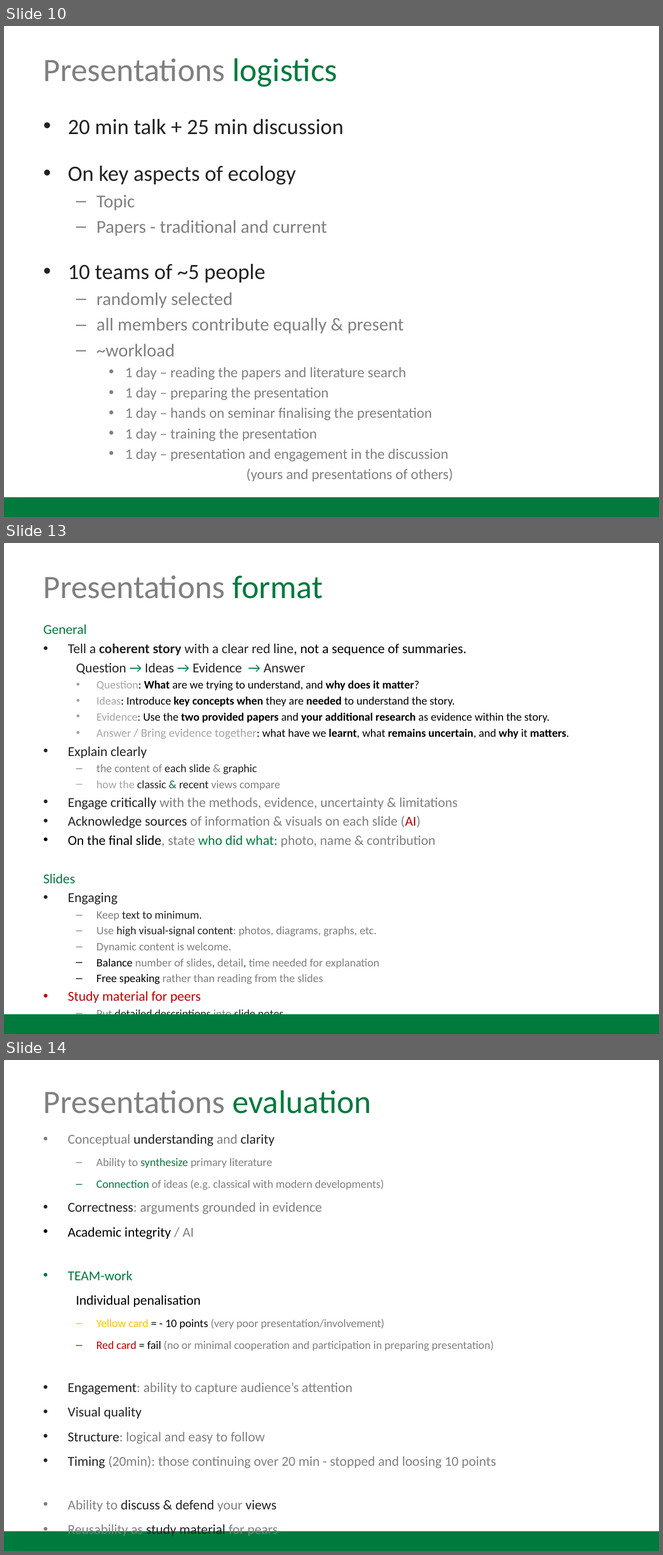
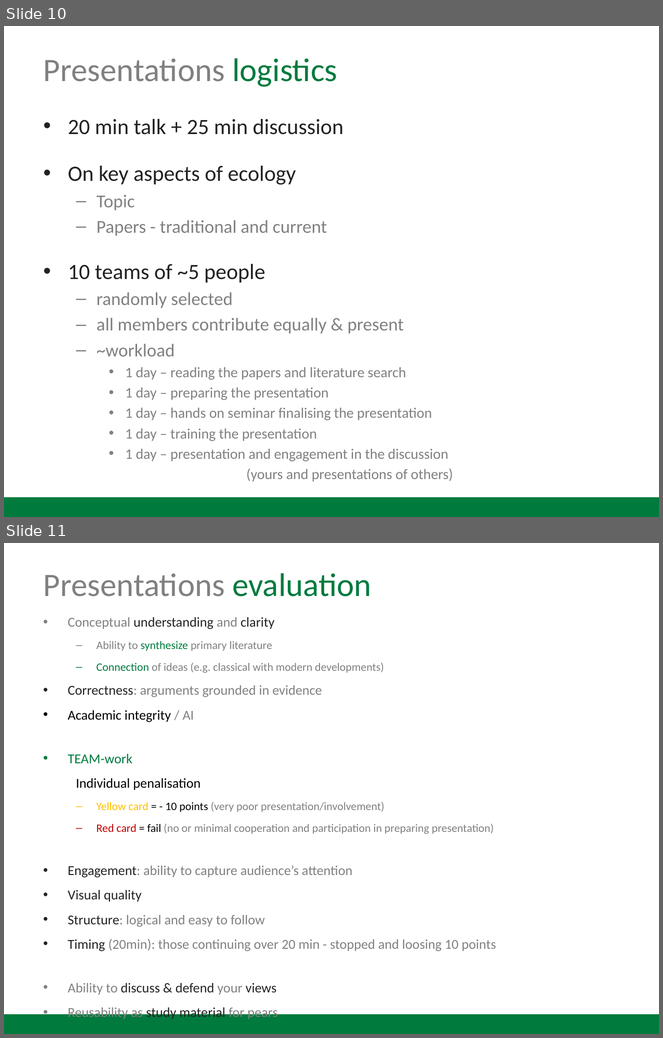
Before and after one commit to MartinBulla/Ecology_Fund_Gen, a slide deck: _Lectures/2026_Ecology_Lecture_1_Course_Intro.pptx. Shown one above the other, each under a label of ours: slides 10, 13 and 14 before the commit, slides 10 and 11 after it; the slides between them are not shown. The pictures are 663x1555 and 663x1038 pixels, drawn with LibreOffice and Linux fonts; fonts in the diff are those of the drawing. Boxes give left, top, right and bottom in pixels: in the first picture for what was removed or moved away, otherwise in the second. Text is boxed around its words. In the diff, an @@ line names an element or a change of style, - is before the commit and + after.

```diff
--- a/_Lectures/2026_Ecology_Lecture_1_Course_Intro.pptx
+++ b/_Lectures/2026_Ecology_Lecture_1_Course_Intro.pptx
@@ slide 13 removed at box(4, 543, 659, 1034), background #FFFFFF @@
@@ title removed at box(44, 575, 323, 599) @@
-Presentations format
@@ text removed at box(44, 624, 569, 1004) @@
-General
-• Tell a coherent story with a clear red line, not a sequence of summaries.
-Question → Ideas → Evidence → Answer
-  • Question: What are we trying to understand, and why does it matter?
-  • Ideas: Introduce key concepts when they are needed to understand the story.
-  • Evidence: Use the two provided papers and your additional research as evidence within the story.
-  • Answer / Bring evidence together: what have we learnt, what remains uncertain, and why it matters.
-• Explain clearly
-  – the content of each slide & graphic
-  – how the classic & recent views compare
-• Engage critically with the methods, evidence, uncertainty & limitations
-• Acknowledge sources of information & visuals on each slide (AI)
-• On the final slide, state who did what: photo, name & contribution
-Slides
-• Engaging
-  – Keep text to minimum.
-  – Use high visual-signal content: photos, diagrams, graphs, etc.
-  – Dynamic content is welcome.
-  – Balance number of slides, detail, time needed for explanation
-  – Free speaking rather than reading from the slides
-• Study material for peers
-  – Put detailed descriptions into slide notes
@@ rectangle removed at box(4, 1015, 659, 1034) @@
@@ what was slide 14 is now slide 11 @@
```
Also in this commit, not shown: 1 slide changed, 2 other slides removed.
